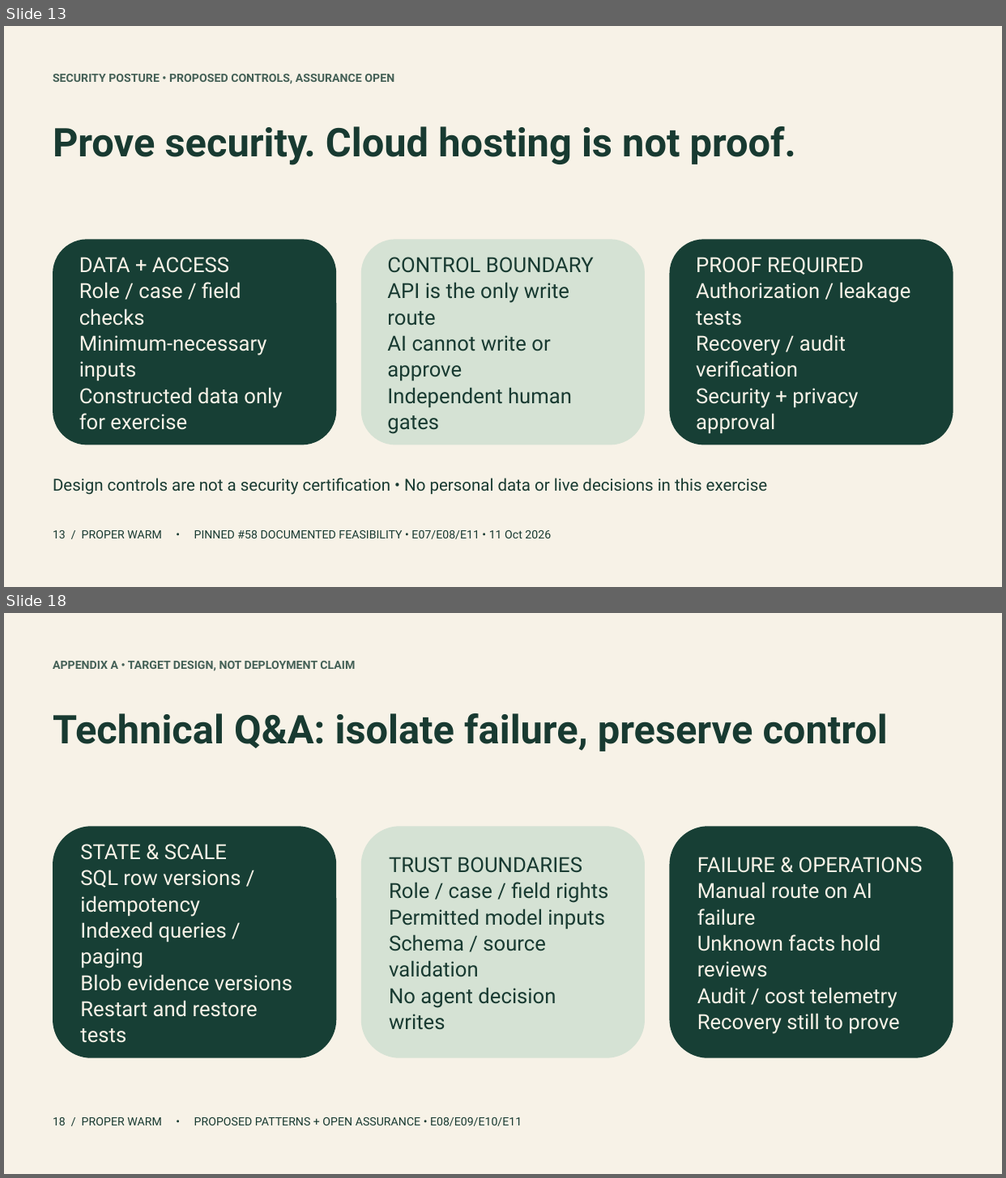
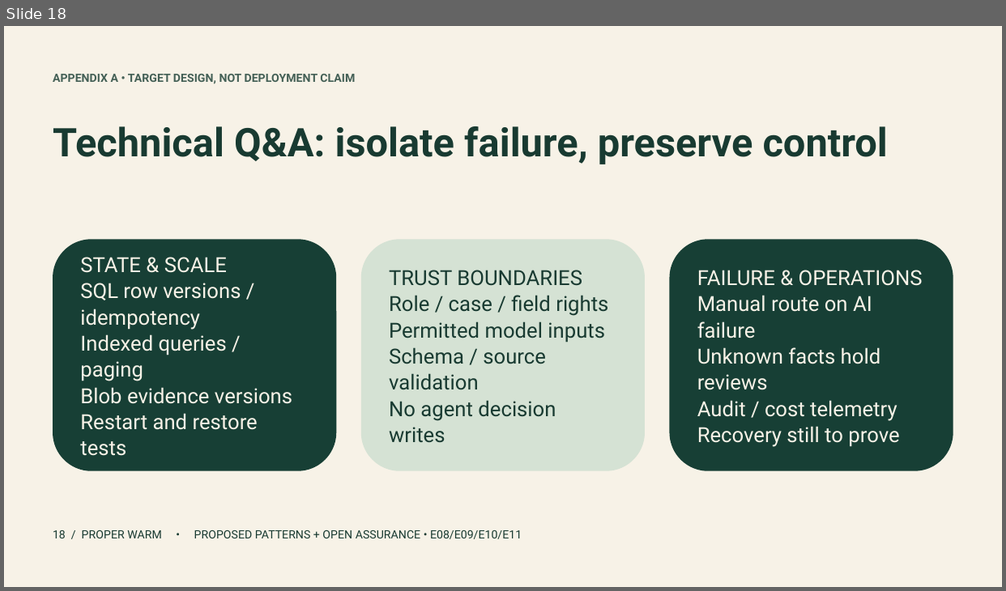
Before and after one commit to jmservera/ama, a slide deck: docs/capstone/deck/proper-warm-executive-draft.pptx. Shown one above the other, each under a label of ours: slides 13 and 18 before the commit, slide 18 after it; the slides between them are not shown. The pictures are 1006x1178 and 1006x591 pixels, drawn with LibreOffice and Linux fonts; fonts in the diff are those of the drawing. Boxes give left, top, right and bottom in pixels: in the first picture for what was removed or moved away, otherwise in the second. Text is boxed around its words. In the diff, an @@ line names an element or a change of style, - is before the commit and + after.

```diff
--- a/docs/capstone/deck/proper-warm-executive-draft.pptx
+++ b/docs/capstone/deck/proper-warm-executive-draft.pptx
@@ slide 13 removed at <box>4,26,1002,587</box>, background #F7F2E7 @@
@@ text removed at <box>53,74,394,84</box> @@
-SECURITY POSTURE • PROPOSED CONTROLS, ASSURANCE OPEN
@@ text removed at <box>53,126,796,165</box> @@
-Prove security. Cloud hosting is not proof.
@@ rounded rectangle removed at <box>53,239,336,446</box> @@
-DATA + ACCESS
-Role / case / field checks
-Minimum-necessary inputs
-Constructed data only for exercise
@@ rounded rectangle removed at <box>361,239,645,446</box> @@
-CONTROL BOUNDARY
-API is the only write route
-AI cannot write or approve
-Independent human gates
@@ rounded rectangle removed at <box>670,239,953,446</box> @@
-PROOF REQUIRED
-Authorization / leakage tests
-Recovery / audit verification
-Security + privacy approval
@@ text removed at <box>53,478,768,495</box> @@
-Design controls are not a security certification • No personal data or live decisions in this exercise
@@ text removed at <box>53,531,551,540</box> @@
-13 / PROPER WARM • PINNED #58 DOCUMENTED FEASIBILITY • E07/E08/E11 • 11 Oct 2026
```
Also in this commit, not shown: 5 slides changed, 13 slides added, 12 other slides removed, 37 other files.
